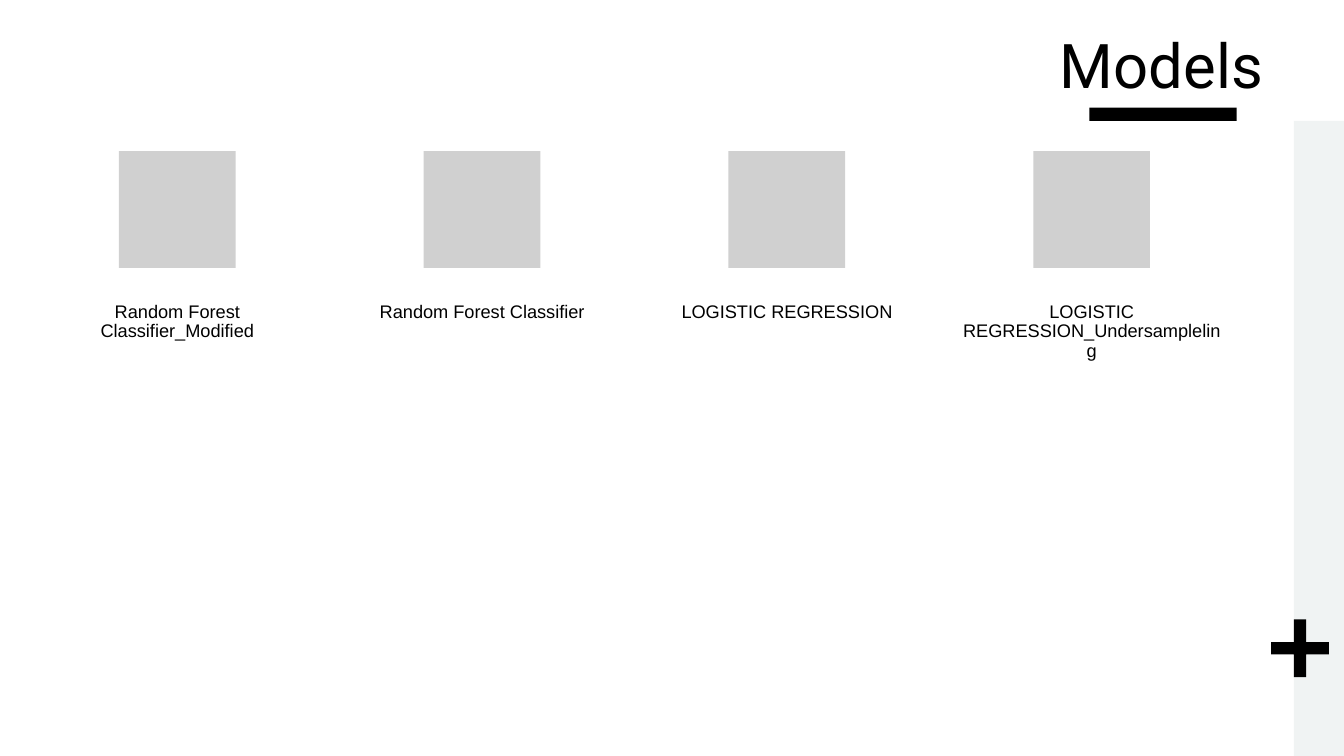
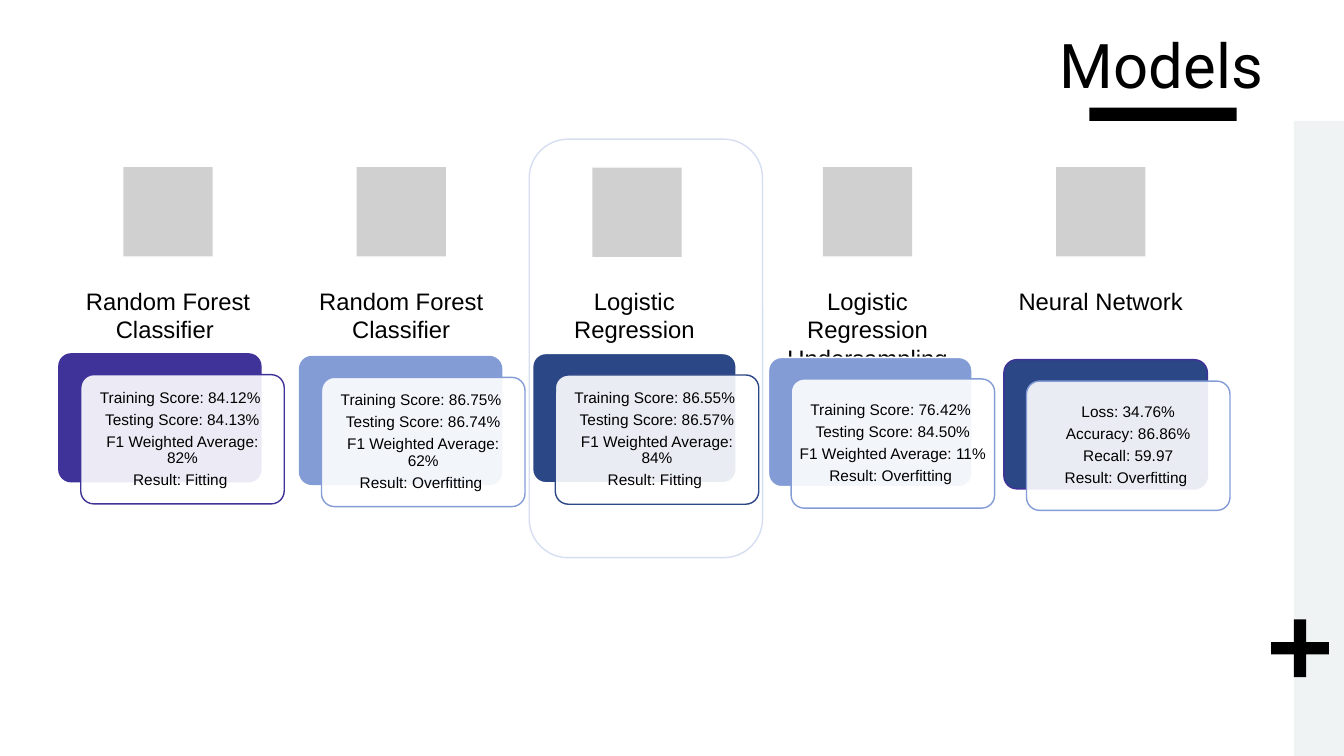
Before and after one commit to Karla-Flores/Arrests-Predictor, a slide deck: slide 4 of Group 2 - Arrest predictor.pptx. Drawn at 1344x756 pixels with LibreOffice and Linux fonts; fonts in the diff are those of the drawing; grey boxes stand for pictures. Boxes give left, top, right and bottom in pixels: in the first picture for what was removed or moved away, otherwise in the second. Text is boxed around its words. In the diff, an @@ line names an element or a change of style, - is before the commit and + after.

```diff
--- a/Group 2 - Arrest predictor.pptx
+++ b/Group 2 - Arrest predictor.pptx
@@ rounded rectangle added at <box>529,139,763,558</box>, outline #D6DEF1 1 pt @@
@@ picture: place and size @@
-picture at <box>119,151,236,268</box>
+picture at <box>124,167,214,257</box>
@@ picture: place and size @@
-picture at <box>423,151,540,268</box>
+picture at <box>357,167,447,257</box>
@@ picture added at <box>593,167,683,257</box> @@
@@ picture: place and size @@
-picture at <box>729,151,846,268</box>
+picture at <box>823,167,912,257</box>
@@ picture: place and size @@
-picture at <box>1033,151,1150,268</box>
+picture at <box>1057,167,1146,257</box>
@@ text at <box>86,292,251,339</box>: text changed; size 13 to 17 pt @@
-Random Forest Classifier_Modified
+Random Forest Classifier
@@ text "Random Forest Classifier": place and size @@
-text "Random Forest Classifier" at <box>380,304,585,318</box>
+text "Random Forest Classifier" at <box>319,292,484,339</box>
@@ text "Random Forest Classifier" at <box>319,292,484,339</box>: size 13 to 17 pt; line spacing 0.9 to 1; more space between paragraphs @@
@@ text at <box>574,292,695,343</box>: text changed; size 13 to 17 pt @@
-LOGISTIC REGRESSION
+Logistic Regression
@@ text at <box>787,292,947,358</box>: text changed; size 13 to 17 pt @@
-LOGISTIC REGRESSION_Undersampleling
+Logistic Regression
+Undersampling
@@ text added at <box>1019,292,1182,311</box>, 17 pt, text #000000 @@
+Neural Network
@@ group added at <box>58,353,1230,510</box>: 10 rounded rectangles, 5 texts @@
+Training Score: 84.12%
+Testing Score: 84.13%
+F1 Weighted Average: 82%
+Result: Fitting
+Training Score: 86.75%
+Testing Score: 86.74%
+F1 Weighted Average: 62%
+Result: Overfitting
+Training Score: 86.55%
+Testing Score: 86.57%
+F1 Weighted Average: 84%
+Result: Fitting
+Training Score: 76.42%
+Testing Score: 84.50%
+F1 Weighted Average: 11%
+Result: Overfitting
+Loss: 34.76%
+Accuracy: 86.86%
+Recall: 59.97
+Result: Overfitting
```
Also in this commit, not shown: 2 other slides changed, 1 slide added, 4 slides removed.
